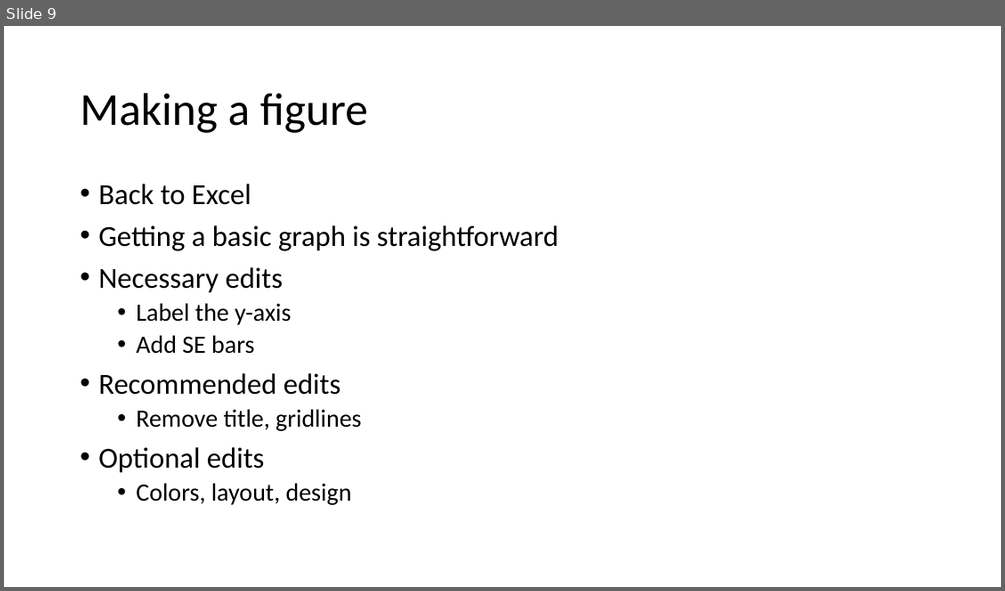
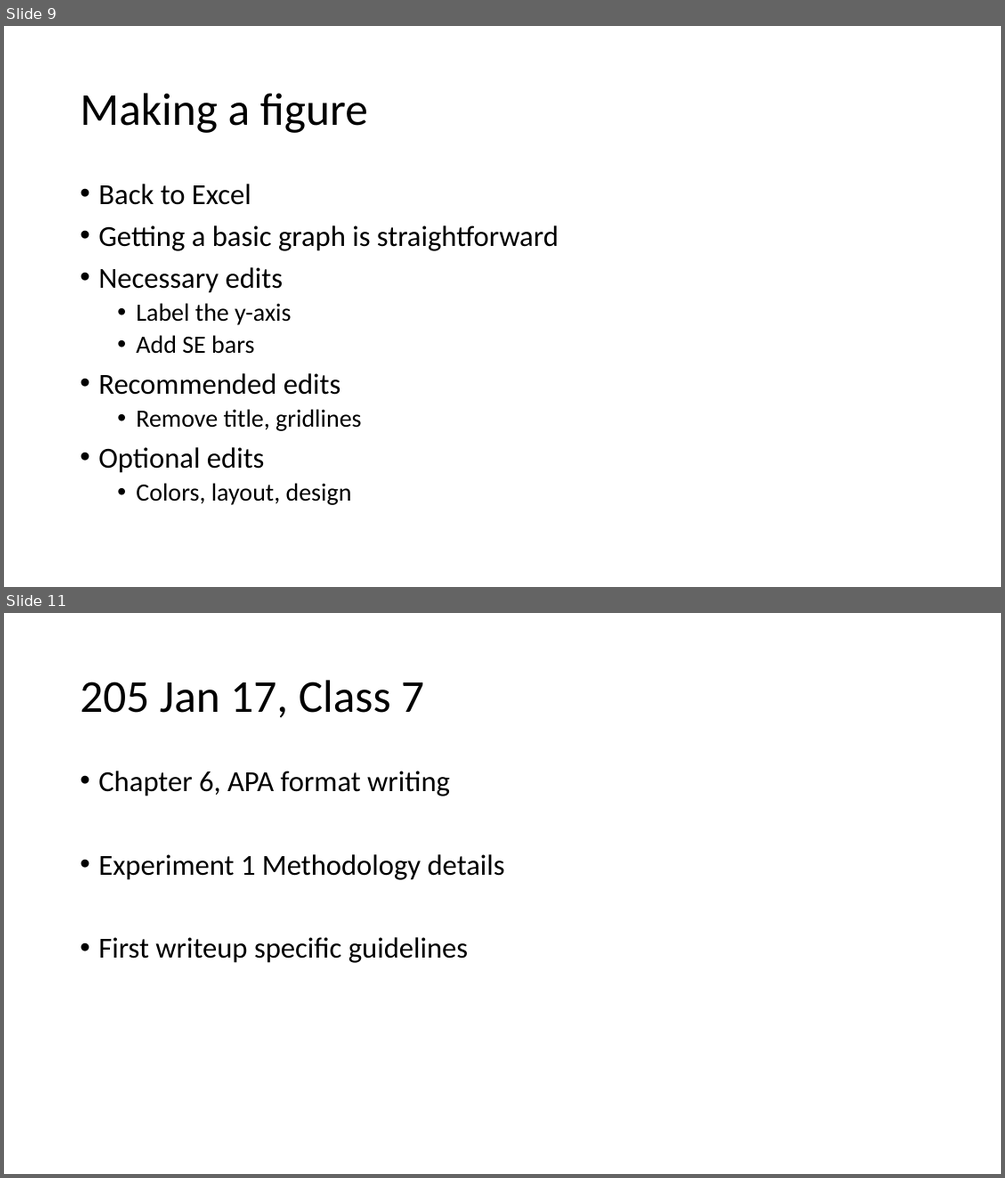
Before and after one commit to preber/Research-Methods, a slide deck: Class Slides 2024/Class 6.pptx. Shown one above the other, each under a label of ours: slide 9 before the commit, slides 9 and 11 after it; the slides between them are not shown. The pictures are 1005x591 and 1005x1178 pixels, drawn with LibreOffice and Linux fonts; fonts in the diff are those of the drawing. Boxes give left, top, right and bottom in pixels: in the first picture for what was removed or moved away, otherwise in the second. Text is boxed around its words. In the diff, an @@ line names an element or a change of style, - is before the commit and + after.

Commit message:
Compressed class 6

```diff
--- a/Class Slides 2024/Class 6.pptx
+++ b/Class Slides 2024/Class 6.pptx
@@ slide 11 added at [4, 613, 1001, 1174], background #FFFFFF @@
@@ title added at [80, 680, 424, 718], 44 pt, text #000000 @@
+205 Jan 17, Class 7
@@ text added at [98, 771, 505, 963], 28 pt, text #000000 @@
+• Chapter 6, APA format writing
+• Experiment 1 Methodology details
+• First writeup specific guidelines
```
Also in this commit, not shown: 1 slide changed, 12 other slides added, 1 other file.
